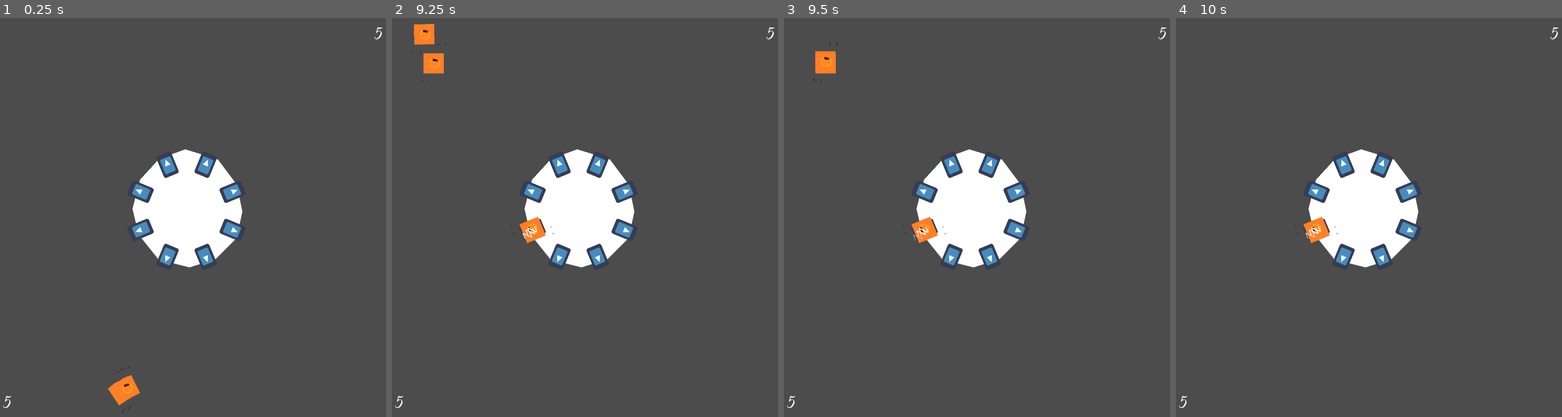
Above: before the commit, frames 1-4 (left to right).
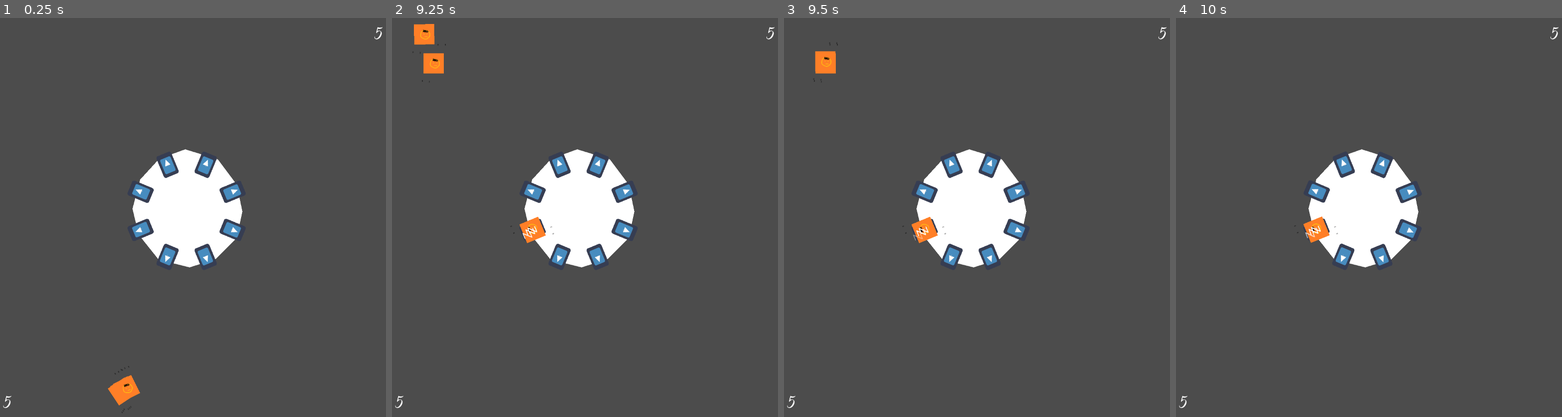
Above: after the commit, the same moments.

Repository: AbeVos/ggj-2022
Game: Godot game, scene res://Board.tscn
The game is run twice, just before and just after one commit, with the same random seed, the same clock (stepped at 60 frames per second) and the same inputs. The engine's default icon, where the game draws it, is replaced by a stand-in: a white triangle on a blue panel in a dark square.
Inputs (mouse positions are in pixels of both pictures, inside the frame that each line leads up to):
- Up to frame 1 (0.25 s): no input
- Up to frame 2 (9.25 s): drag from (623, 229) to (530, 193) at 0.52 s; tap Enter at 1.25, 2.75, 4.25 s; drag from (596, 257) to (530, 193) at 1.27 s; tap Space at 2, 3.5, 5 s; move the mouse to (557, 257) at 2.02 s; click (557, 257) at 2.17 s; drag from (530, 229) to (623, 193) at 2.77 s; drag from (530, 193) to (515, 393) at 3.52 s; drag from (557, 165) to (515, 393) at 4.27 s; move the mouse to (596, 165) at 5.02 s; click (596, 165) at 5.17 s; drag from (623, 193) to (534, 385) at 5.77 s; drag from (515, 393) to (530, 193) at 6.52 s; drag from (503, 237) to (623, 193) at 7.27 s; move the mouse to (623, 129) at 8.02 s; click (623, 129) at 8.17 s; drag from (565, 297) to (623, 193) at 8.77 s
- Up to frame 3 (9.5 s): no input
- Up to frame 4 (10 s): move the mouse to (1488, 277) at 9.52 s; click (1488, 277) at 9.67 s

Frames 1-3 are identical in both runs. In frame 4, 0.3% of the frame differs, in the area x 30-63%, y 32-63%.

Commit message:
Make sleeping cards unable to attack

Diff:
--- a/board.gd
+++ b/board.gd
@@ -21,139 +21,143 @@
 
 
 func _ready():
-	tween = Tween.new()
-	add_child(tween)
+    tween = Tween.new()
+    add_child(tween)
 
-	for sector in range(2 * sectors):
-		var slot = slot_scene.instance()
-		slot.get_node("Label").text = str(sector)
+    for sector in range(2 * sectors):
+        var slot = slot_scene.instance()
+        slot.get_node("Label").text = str(sector)
 
-		$Slots.add_child(slot)
-		slot.connect("slot_occupied", self, "_on_CardSlot_slot_occupied")
-		slot.connect("slot_clicked", self, "_on_CardSlot_slot_clicked")
+        $Slots.add_child(slot)
+        slot.connect("slot_occupied", self, "_on_CardSlot_slot_occupied")
+        slot.connect("slot_clicked", self, "_on_CardSlot_slot_clicked")
 
-		var angle_offset = (
-			360.0 / (2 * sectors)  # Angle of a sector.
-			* (sector + 0.5)  # Sector index offset + halfsector offset.
-		)
-		slot.position = radius * Vector2(
-			cos(deg2rad(angle_offset)),
-			sin(deg2rad(angle_offset)))
-		slot.rotation_degrees = angle_offset + 90
+        var angle_offset = (
+            360.0 / (2 * sectors)  # Angle of a sector.
+            * (sector + 0.5)  # Sector index offset + halfsector offset.
+        )
+        slot.position = radius * Vector2(
+            cos(deg2rad(angle_offset)),
+            sin(deg2rad(angle_offset)))
+        slot.rotation_degrees = angle_offset + 90
 
 
 func rotate_board(turns: int):
-	var clockwise = turns > 0
-	for _idx in range(abs(turns)):
-		single_rotation(clockwise)
-		yield(tween, "tween_all_completed")
+    var clockwise = turns > 0
+    for _idx in range(abs(turns)):
+        single_rotation(clockwise)
+        yield(tween, "tween_all_completed")
 
-		angle = (angle + sign(turns)) % (2 * sectors)
-		emit_signal("new_angle", angle)
-		print("New angle ", angle)
+        angle = (angle + sign(turns)) % (2 * sectors)
+        emit_signal("new_angle", angle)
+        print("New angle ", angle)
 
-	for idx in range(2 * sectors):
-		var is_bottom = slot_is_bottom(idx)
-		var slot = $Slots.get_children()[idx]
+    for idx in range(2 * sectors):
+        var is_bottom = slot_is_bottom(idx)
+        var slot = $Slots.get_children()[idx]
 
 
-	emit_signal("rotation_complete")
+    emit_signal("rotation_complete")
 
 
 func single_rotation(clockwise: bool):
-	var angle_degrees = 360.0 / (2 * sectors)
+    var angle_degrees = 360.0 / (2 * sectors)
 
-	if not clockwise:
-		angle_degrees = -angle_degrees
+    if not clockwise:
+        angle_degrees = -angle_degrees
 
-	tween.interpolate_property(
-		self, "rotation_degrees",
-		rotation_degrees, rotation_degrees + angle_degrees, rotation_duration,
-		Tween.TRANS_QUINT, Tween.EASE_IN_OUT)
-	tween.start()
+    tween.interpolate_property(
+        self, "rotation_degrees",
+        rotation_degrees, rotation_degrees + angle_degrees, rotation_duration,
+        Tween.TRANS_QUINT, Tween.EASE_IN_OUT)
+    tween.start()
 
 
 func slot_is_bottom(slot: int) -> bool:
-	return (slot + angle) % (2 * sectors) < sectors
+    return (slot + angle) % (2 * sectors) < sectors
 
 
 func get_card_in_slot(idx: int):
-	var slot = $Slots.get_children()[idx].get_node("Slot")
+    var slot = $Slots.get_children()[idx].get_node("Slot")
 
-	print(slot.get_children())
-	if len(slot.get_children()) == 1:
-		return slot.get_children()[0]
+    print(slot.get_children())
+    if len(slot.get_children()) == 1:
+        return slot.get_children()[0]
 
-	return null
-
+    return null
 
 
 func player_can_attack() -> bool:
-	for idx in range(2 * sectors):
-		if not slot_is_bottom(idx):
-			continue
+    for idx in range(2 * sectors):
+        if not slot_is_bottom(idx):
+            continue
 
-		if get_card_in_slot(idx) != null:
-			return true
+        var card = get_card_in_slot(idx)
 
-	return false
+        if card == null:
+            continue
+
+        if not card.get_node("SleepParticles").isSleeping:
+            return true
+
+    return false
 
 
 func attack(attacker_index: int):
-	# var attacker_index = card_list.find(attacking_card)
-	var opponent_index = (
-		(attacker_index + sectors)
-		% (2 * sectors))
+    # var attacker_index = card_list.find(attacking_card)
+    var opponent_index = (
+        (attacker_index + sectors)
+        % (2 * sectors))
 
-	var attacking_card = get_card_in_slot(attacker_index)
-	var opponent_card = get_card_in_slot(opponent_index)
+    var attacking_card = get_card_in_slot(attacker_index)
+    var opponent_card = get_card_in_slot(opponent_index)
 
-	if attacking_card == null:
-		push_error("There is no attacking card")
+    if attacking_card == null:
+        push_error("There is no attacking card")
 
-	if opponent_card == null:
-		# TODO: Attack opponent.
-		emit_signal("player_attacked", 1, attacking_card.attack_day)
-		return
+    if opponent_card == null:
+        # TODO: Attack opponent.
+        emit_signal("player_attacked", 1, attacking_card.attack_day)
+        return
 
-	# Handel hier de abillities af
+    # Handel hier de abillities af
 
-	# verediging - aanval
-	var attack_result = 0
+    # verediging - aanval
+    var attack_result = 0
 
-	if slot_is_bottom(attacker_index):
-		attack_result = (
-			card_data[opponent_card.id].defence_night_value
-			- card_data[attacking_card.id].attack_day_value
-		)
+    if slot_is_bottom(attacker_index):
+        attack_result = (
+            card_data[opponent_card.id].defence_night_value
+            - card_data[attacking_card.id].attack_day_value
+        )
 
-	else:
-		attack_result = (
-			card_data[opponent_card.id].defence_day_value
-			- card_data[attacking_card.id].attack_night_value
-		)
+    else:
+        attack_result = (
+            card_data[opponent_card.id].defence_day_value
+            - card_data[attacking_card.id].attack_night_value
+        )
 
-	print("Attack result ", attack_result)
+    print("Attack result ", attack_result)
 
 
 func _on_Root_next_action(turn, player):
-	player_attacking = false
+    player_attacking = false
 
-	match turn:
-		"rotate":
-			rotate_board(1)
+    match turn:
+        "rotate":
+            rotate_board(1)
 
-			yield(self, "rotation_complete")
+            yield(self, "rotation_complete")
 
-			emit_signal("action_ended", turn, {})
-		"place":
-			if player > 0:
-				emit_signal("action_ended", turn, {"skipped": true})
-		"attack":
-			if player == 0 and player_can_attack():
-				player_attacking = true
-			else:
-				emit_signal("action_ended", turn, {"skipped": true})
+            emit_signal("action_ended", turn, {})
+        "place":
+            if player > 0:
+                emit_signal("action_ended", turn, {"skipped": true})
+        "attack":
+            if player == 0 and player_can_attack():
+                player_attacking = true
+            else:
+                emit_signal("action_ended", turn, {"skipped": true})
 
 
 func _on_Root_next_turn(player):
@@ -168,17 +172,17 @@
 
 
 func _on_CardSlot_slot_occupied(slot, card):
-	emit_signal("action_ended", "place", {"slot": slot, "card": card})
+    emit_signal("action_ended", "place", {"slot": slot, "card": card})
 
 
 func _on_CardSlot_slot_clicked(slot, card):
-	if not player_attacking:
-		return
+    if not player_attacking:
+        return
 
-	print("Attack!")
+    print("Attack!")
 
-	var idx = $Slots.get_children().find(slot)
+    var idx = $Slots.get_children().find(slot)
 
-	attack(idx)
+    attack(idx)
 
-	emit_signal("action_ended", "attack", {})
+    emit_signal("action_ended", "attack", {})
